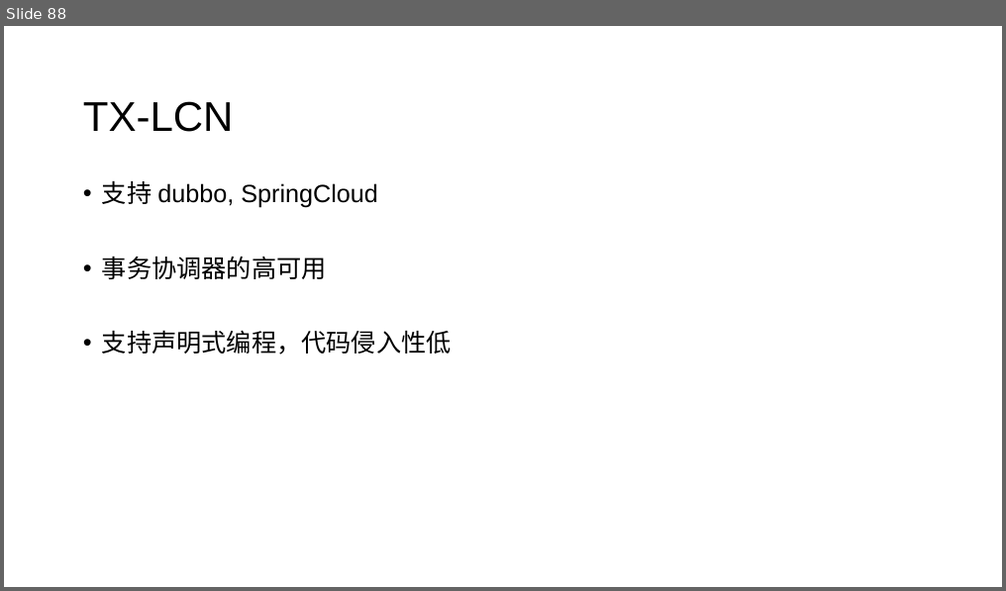
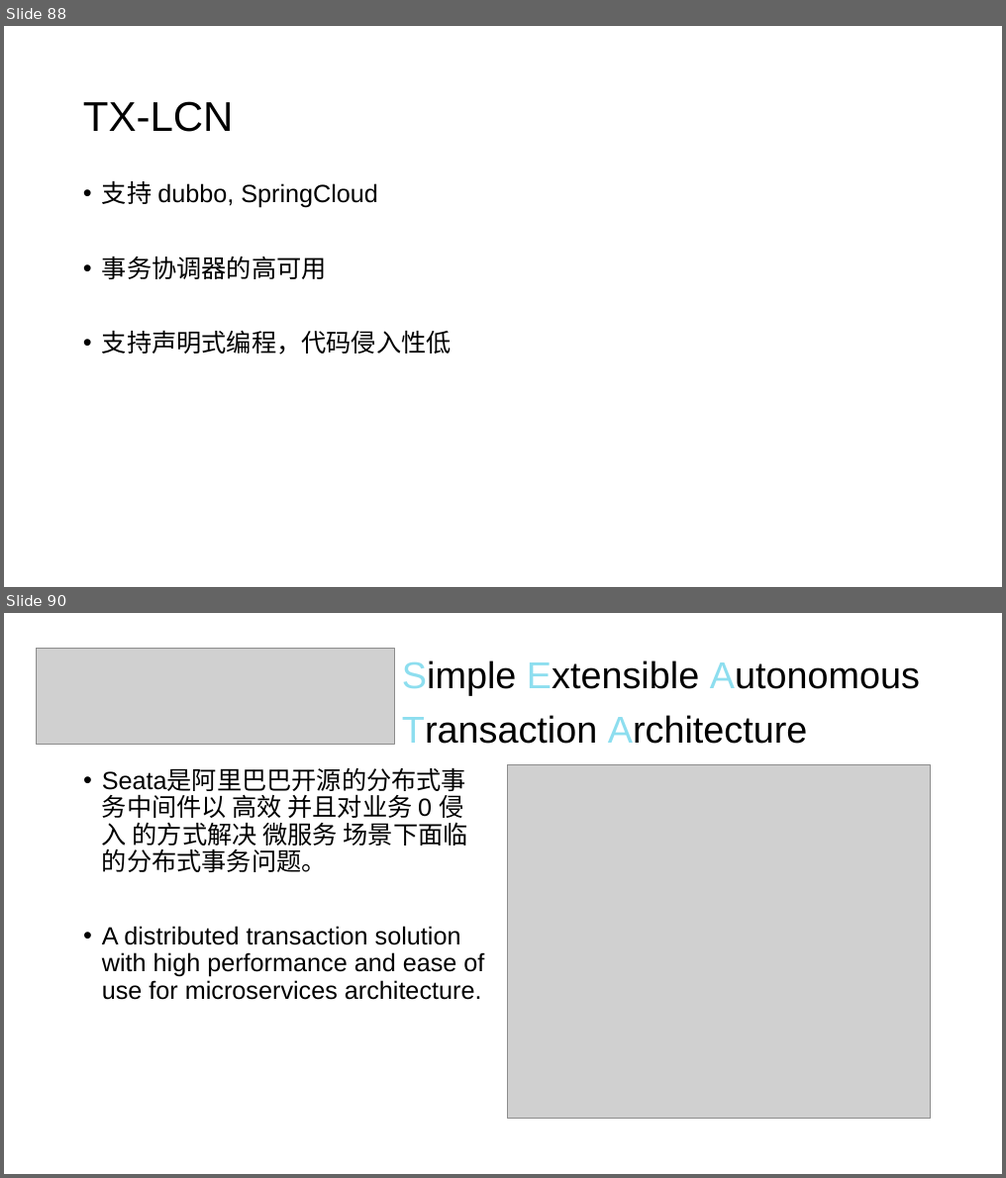
Before and after one commit to jungle0127/springcloudstudy, a slide deck: docs/distributedsystemtransaction.pptx. Shown one above the other, each under a label of ours: slide 88 before the commit, slides 88 and 90 after it; the slides between them are not shown. The pictures are 1006x591 and 1006x1178 pixels, drawn with LibreOffice and Linux fonts; fonts in the diff are those of the drawing; grey boxes stand for pictures. Boxes give left, top, right and bottom in pixels: in the first picture for what was removed or moved away, otherwise in the second. Text is boxed around its words. In the diff, an @@ line names an element or a change of style, - is before the commit and + after.

```diff
--- a/docs/distributedsystemtransaction.pptx
+++ b/docs/distributedsystemtransaction.pptx
@@ slide 90 added at (x1=4, y1=613, x2=1002, y2=1174), background #FFFFFF @@
@@ picture added at (x1=37, y1=649, x2=395, y2=744) @@
@@ title added at (x1=402, y1=661, x2=920, y2=744), 36 pt, text #000000 @@
+Simple Extensible Autonomous Transaction Architecture
@@ picture added at (x1=508, y1=765, x2=931, y2=1119) @@
@@ text added at (x1=102, y1=794, x2=484, y2=1000), 24 pt, text #000000 @@
+• Seata是阿里巴巴开源的分布式事务中间件以 高效 并且对业务 0 侵入 的方式解决 微服务 场景下面临的分布式事务问题。
+• A distributed transaction solution with high performance and ease of use for microservices architecture.
```
Also in this commit, not shown: 3 slides changed, 15 other slides added, 1 slide removed.
